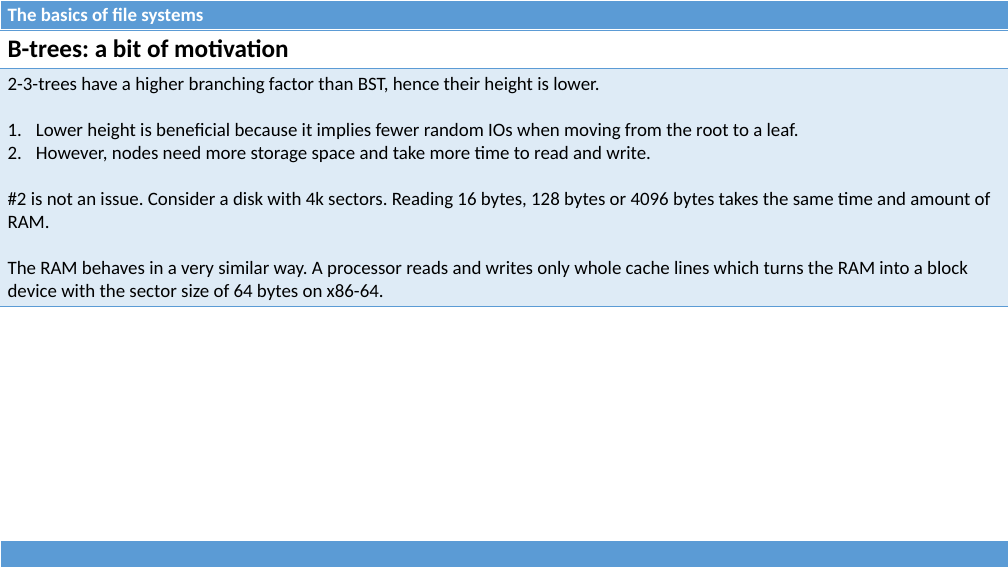
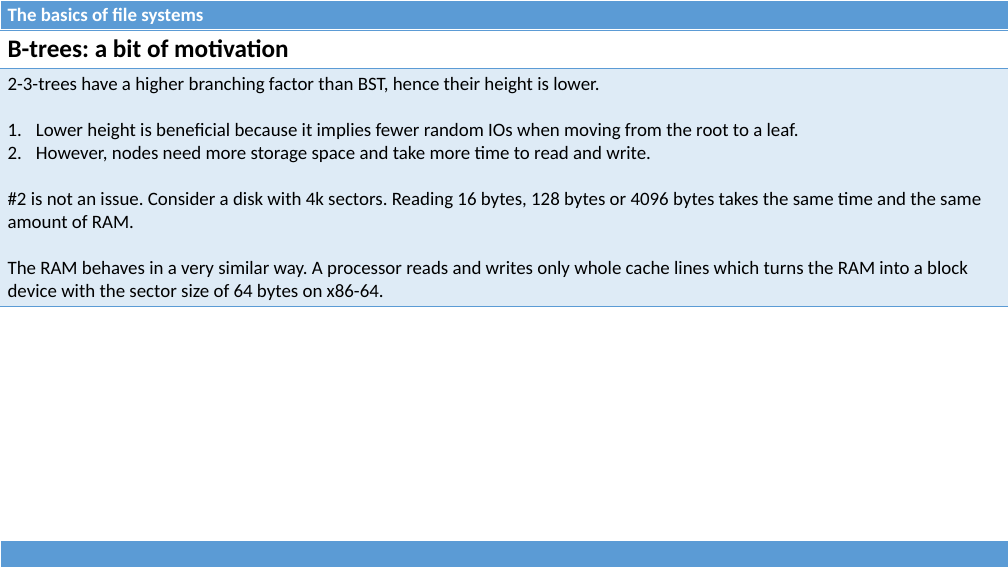
Before and after one commit to dominiquelefevre/filesystems-101-jb, a slide deck: slide 15 of talks/src/class05.pptx. Drawn at 1008x567 pixels with LibreOffice and Linux fonts; fonts in the diff are those of the drawing. Boxes give left, top, right and bottom in pixels: in the first picture for what was removed or moved away, otherwise in the second. Text is boxed around its words. In the diff, an @@ line names an element or a change of style, - is before the commit and + after.

```diff
--- a/talks/src/class05.pptx
+++ b/talks/src/class05.pptx
@@ table at (0,30,1008,304) @@
-row 2, column 1: 2-3-trees have a higher branching factor than BST, hence their height is lower. / Lower height is beneficial because it implies fewer random IOs when moving from the root to a leaf. / However, nodes need more storage space and take more time to read and write. / #2 is not an issue. Consider a disk with 4k sectors. Reading 16 bytes, 128 bytes or 4096 bytes takes the same time and amount of RAM. / The RAM behaves in a very similar way. A processor reads and writes only whole cache lines which turns the RAM into a block device with the sector size of 64 bytes on x86-64.
+row 2, column 1: 2-3-trees have a higher branching factor than BST, hence their height is lower. / Lower height is beneficial because it implies fewer random IOs when moving from the root to a leaf. / However, nodes need more storage space and take more time to read and write. / #2 is not an issue. Consider a disk with 4k sectors. Reading 16 bytes, 128 bytes or 4096 bytes takes the same time and the same amount of RAM. / The RAM behaves in a very similar way. A processor reads and writes only whole cache lines which turns the RAM into a block device with the sector size of 64 bytes on x86-64.
```
Also in this commit, not shown: 8 other slides changed, 6 slides added, 1 slide removed, 1 other file.
